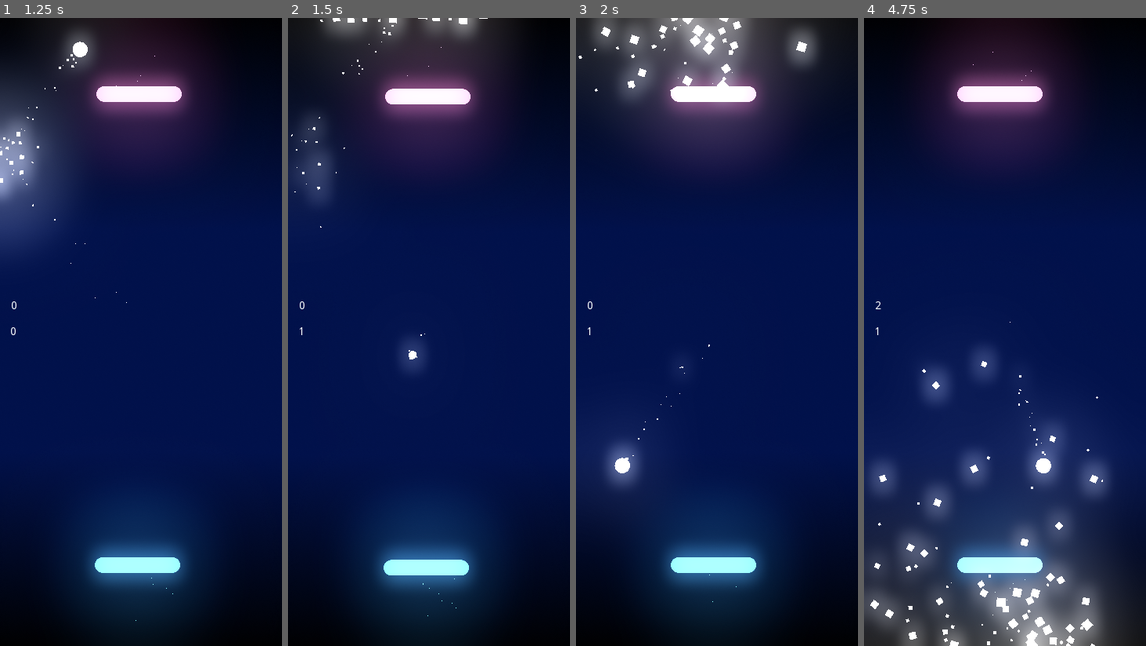
Above: before the commit, frames 1-4 (left to right).
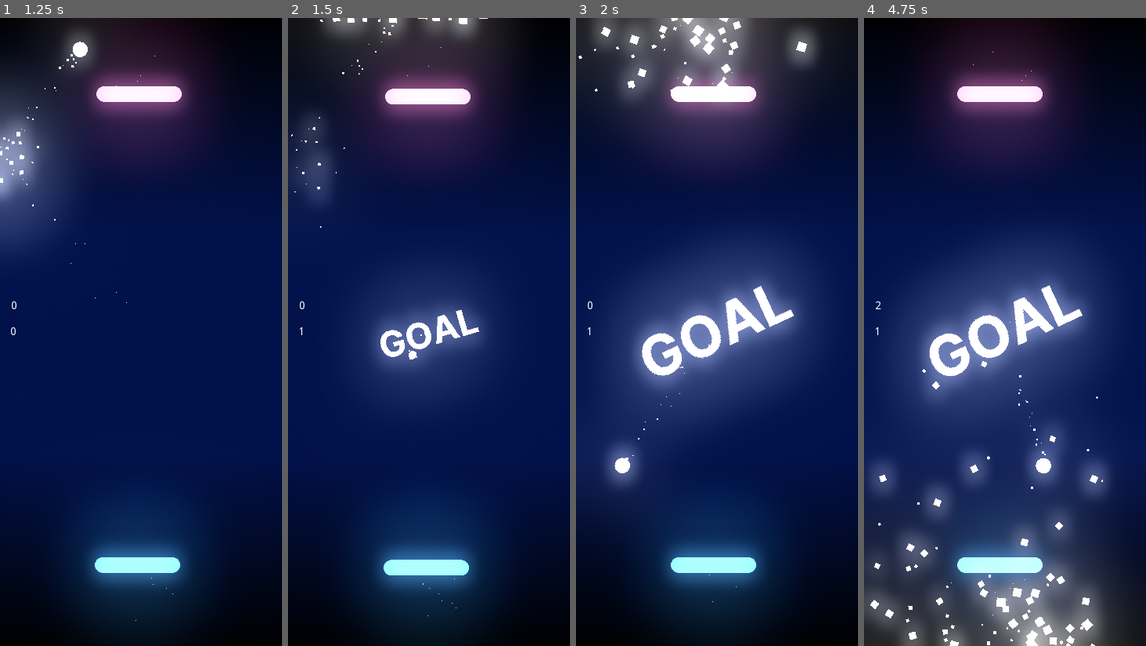
Above: after the commit, the same moments.

Repository: EmilienLeroy/DuoPong
Game: Godot game, scene res://main.tscn
The game is run twice, just before and just after one commit, with the same random seed, the same clock (stepped at 60 frames per second) and the same inputs.
Inputs (mouse positions are in pixels of both pictures, inside the frame that each line leads up to):
- Up to frame 1 (1.25 s): drag from (138, 93) to (138, 564) at 0.52 s
- Up to frame 2 (1.5 s): drag from (426, 564) to (426, 93) at 1.27 s
- Up to frame 3 (2 s): no input
- Up to frame 4 (4.75 s): move the mouse to (1033, 193) at 2.02 s; click (1033, 193) at 2.17 s; drag from (990, 457) to (1002, 93) at 2.77 s; move the mouse to (1089, 426) at 3.52 s; click (1089, 426) at 3.67 s; drag from (920, 237) to (1002, 564) at 4.27 s

Frame 1 is identical in both runs. In frame 2, 4.2% of the frame differs, in the area x 28-71%, y 43-58%; in frame 3, 13%, in the area x 14-83%, y 37-63%; in frame 4, 12%.

Commit message:
✨ Add an animation when goal is scored

Diff:
--- /dev/null
+++ b/entities/goal/goal.gd
@@ -0,0 +1,11 @@
+extends Node2D
+
+var color = Color(1.5, 1.5, 1.5);
+var animation = "goal_right";
+
+func _ready():
+	global_position = get_viewport_rect().size / 2;
+
+	$Text.add_color_override("font_color", color);
+	$Animation.play(animation);
+	pass
--- /dev/null
+++ b/entities/goal/goal.tscn
@@ -0,0 +1,170 @@
+[gd_scene load_steps=7 format=2]
+
+[ext_resource path="res://assets/theme.tres" type="DynamicFont" id=1]
+[ext_resource path="res://entities/goal/goal.gd" type="Script" id=2]
+
+[sub_resource type="Theme" id=2]
+default_font = ExtResource( 1 )
+
+[sub_resource type="Animation" id=3]
+length = 0.001
+tracks/0/type = "value"
+tracks/0/path = NodePath("Text:rect_size")
+tracks/0/interp = 1
+tracks/0/loop_wrap = true
+tracks/0/imported = false
+tracks/0/enabled = true
+tracks/0/keys = {
+"times": PoolRealArray( 0 ),
+"transitions": PoolRealArray( 1 ),
+"update": 0,
+"values": [ Vector2( 206.638, 88 ) ]
+}
+tracks/1/type = "value"
+tracks/1/path = NodePath("Text:rect_scale")
+tracks/1/interp = 1
+tracks/1/loop_wrap = true
+tracks/1/imported = false
+tracks/1/enabled = true
+tracks/1/keys = {
+"times": PoolRealArray( 0 ),
+"transitions": PoolRealArray( 1 ),
+"update": 0,
+"values": [ Vector2( 1, 1 ) ]
+}
+tracks/2/type = "value"
+tracks/2/path = NodePath("Text:custom_colors/font_color")
+tracks/2/interp = 1
+tracks/2/loop_wrap = true
+tracks/2/imported = false
+tracks/2/enabled = true
+tracks/2/keys = {
+"times": PoolRealArray( 0 ),
+"transitions": PoolRealArray( 1 ),
+"update": 0,
+"values": [ Color( 1, 1, 1, 1 ) ]
+}
+tracks/3/type = "value"
+tracks/3/path = NodePath("Text:modulate")
+tracks/3/interp = 1
+tracks/3/loop_wrap = true
+tracks/3/imported = false
+tracks/3/enabled = true
+tracks/3/keys = {
+"times": PoolRealArray( 0 ),
+"transitions": PoolRealArray( 1 ),
+"update": 0,
+"values": [ Color( 1, 1, 1, 1 ) ]
+}
+tracks/4/type = "value"
+tracks/4/path = NodePath("Text:self_modulate")
+tracks/4/interp = 1
+tracks/4/loop_wrap = true
+tracks/4/imported = false
+tracks/4/enabled = true
+tracks/4/keys = {
+"times": PoolRealArray( 0 ),
+"transitions": PoolRealArray( 1 ),
+"update": 0,
+"values": [ Color( 1, 1, 1, 1 ) ]
+}
+tracks/5/type = "value"
+tracks/5/path = NodePath(".:modulate")
+tracks/5/interp = 1
+tracks/5/loop_wrap = true
+tracks/5/imported = false
+tracks/5/enabled = true
+tracks/5/keys = {
+"times": PoolRealArray( 0 ),
+"transitions": PoolRealArray( 1 ),
+"update": 0,
+"values": [ Color( 1, 1, 1, 1 ) ]
+}
+tracks/6/type = "value"
+tracks/6/path = NodePath("Text:rect_rotation")
+tracks/6/interp = 1
+tracks/6/loop_wrap = true
+tracks/6/imported = false
+tracks/6/enabled = true
+tracks/6/keys = {
+"times": PoolRealArray( 0 ),
+"transitions": PoolRealArray( 1 ),
+"update": 0,
+"values": [ 0.0 ]
+}
+
+[sub_resource type="Animation" id=5]
+resource_name = "goal_left"
+tracks/0/type = "value"
+tracks/0/path = NodePath("Text:rect_scale")
+tracks/0/interp = 1
+tracks/0/loop_wrap = true
+tracks/0/imported = false
+tracks/0/enabled = true
+tracks/0/keys = {
+"times": PoolRealArray( 0, 0.5, 1 ),
+"transitions": PoolRealArray( 0.267944, 3.24901, 3.24901 ),
+"update": 0,
+"values": [ Vector2( 1e-05, 1e-05 ), Vector2( 1, 1 ), Vector2( 1e-05, 1e-05 ) ]
+}
+tracks/1/type = "value"
+tracks/1/path = NodePath("Text:rect_rotation")
+tracks/1/interp = 1
+tracks/1/loop_wrap = true
+tracks/1/imported = false
+tracks/1/enabled = true
+tracks/1/keys = {
+"times": PoolRealArray( 0, 0.5, 1 ),
+"transitions": PoolRealArray( 0.25, 3.03143, 3.03143 ),
+"update": 0,
+"values": [ 0.0, 25.0, 0.0 ]
+}
+
+[sub_resource type="Animation" id=4]
+resource_name = "goal_right"
+tracks/0/type = "value"
+tracks/0/path = NodePath("Text:rect_scale")
+tracks/0/interp = 1
+tracks/0/loop_wrap = true
+tracks/0/imported = false
+tracks/0/enabled = true
+tracks/0/keys = {
+"times": PoolRealArray( 0, 0.5, 1 ),
+"transitions": PoolRealArray( 0.267944, 3.24901, 3.24901 ),
+"update": 0,
+"values": [ Vector2( 1e-05, 1e-05 ), Vector2( 1, 1 ), Vector2( 1e-05, 1e-05 ) ]
+}
+tracks/1/type = "value"
+tracks/1/path = NodePath("Text:rect_rotation")
+tracks/1/interp = 1
+tracks/1/loop_wrap = true
+tracks/1/imported = false
+tracks/1/enabled = true
+tracks/1/keys = {
+"times": PoolRealArray( 0, 0.5, 1 ),
+"transitions": PoolRealArray( 0.25, 3.03143, 3.03143 ),
+"update": 0,
+"values": [ 0.0, -25.0, 0.0 ]
+}
+
+[node name="Goal" type="Node2D"]
+script = ExtResource( 2 )
+
+[node name="Text" type="Label" parent="."]
+anchor_left = 0.5
+anchor_top = 0.5
+anchor_right = 0.5
+anchor_bottom = 0.5
+margin_left = -103.0
+margin_top = -44.0
+margin_right = 103.638
+margin_bottom = 44.0
+rect_pivot_offset = Vector2( 104, 46 )
+theme = SubResource( 2 )
+custom_colors/font_color = Color( 1, 1, 1, 1 )
+text = "GOAL"
+
+[node name="Animation" type="AnimationPlayer" parent="."]
+anims/RESET = SubResource( 3 )
+anims/goal_left = SubResource( 5 )
+anims/goal_right = SubResource( 4 )
--- a/entities/walls/walls.gd
+++ b/entities/walls/walls.gd
@@ -1,4 +1,7 @@
 extends StaticBody2D
+
+var Goal = preload("res://entities/goal/goal.tscn");
+var previous_goal = "goal_left";
 
 signal goal;
 
@@ -6,6 +9,21 @@
 	$GoalTop.connect("body_entered", self, "on_goal_top_entered");
 	$GoalBottom.connect("body_entered", self, "on_goal_bottom_entered");
 	pass
+
+func add_goal(color):
+	var goal = Goal.instance();
+
+	if (previous_goal == 'goal_right'):
+		goal.animation = 'goal_left';
+	else:
+		goal.animation = 'goal_right';
+
+	goal.color = color;
+	previous_goal = goal.animation;
+
+	add_child(goal);
+
+	return goal;
 
 func on_goal_top_entered(body):
 	return on_goal_entered(body, Position.Top);
@@ -17,4 +35,5 @@
 	if (!body.is_in_group('ball')):
 		return;
 
+	add_goal(body.color);
 	emit_signal('goal', body, goal);
